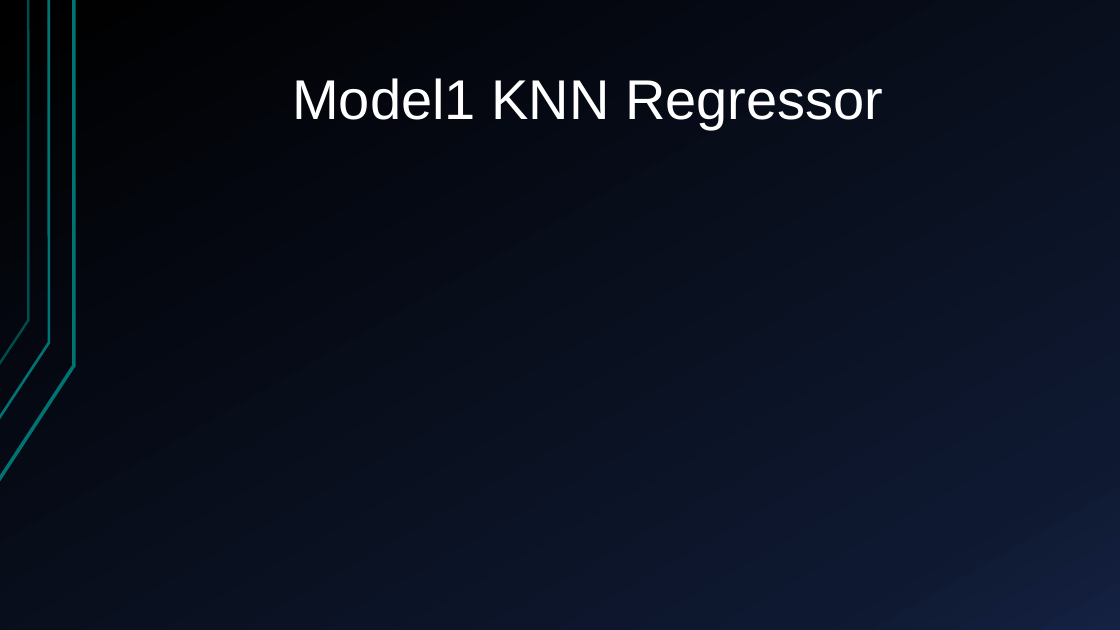
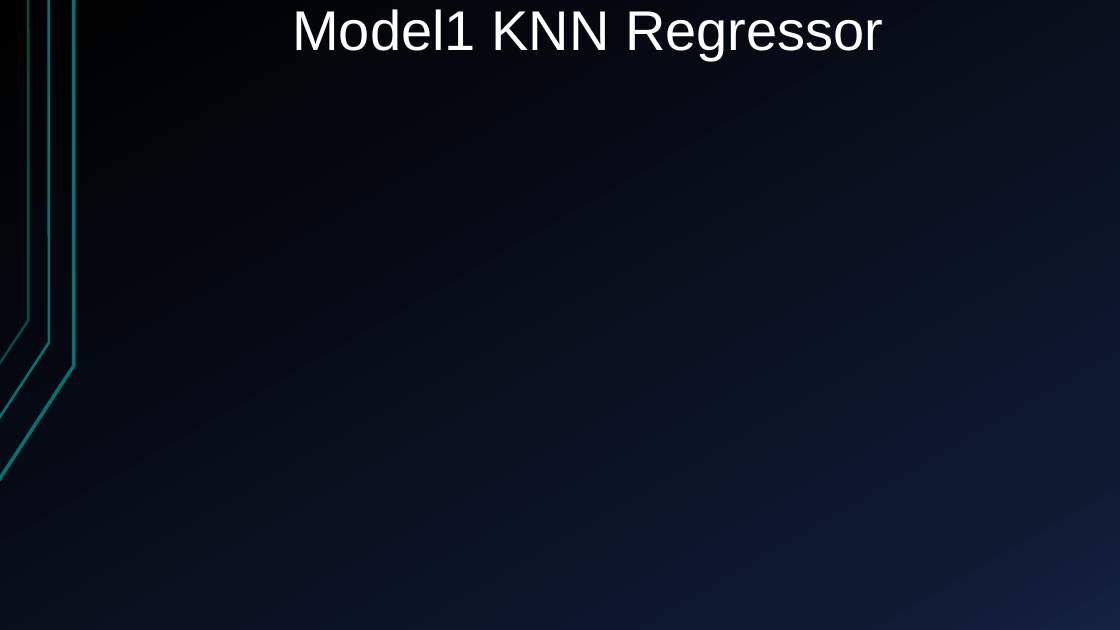
Before and after one commit to Alfons0329/Machine_Learning_Fall_2017, a slide deck: slide 8 of Final_proj/Presentation.pptx. Drawn at 1120x630 pixels with LibreOffice and Linux fonts; fonts in the diff are those of the drawing. Boxes give left, top, right and bottom in pixels: in the first picture for what was removed or moved away, otherwise in the second. Text is boxed around its words. In the diff, an @@ line names an element or a change of style, - is before the commit and + after.

```diff
--- a/Final_proj/Presentation.pptx
+++ b/Final_proj/Presentation.pptx
@@ title "Model1 KNN Regressor": place and size @@
-title "Model1 KNN Regressor" at [292,78,883,129]
+title "Model1 KNN Regressor" at [292,9,883,60]
```
Also in this commit, not shown: 1 other slide changed, 4 slides added, 9 slides removed.
